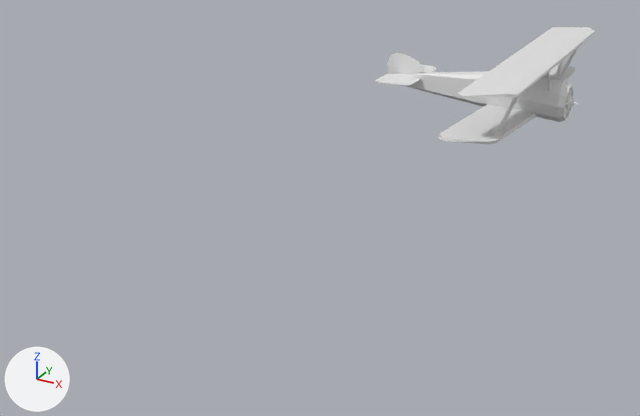
One commit to the Blender file Custom Assets/camel.blend: the scene before it, then after it.
Both versions are drawn from a 50 mm lens placed at (2.29, -9.26, 1.05), pointed at (-1.37, -2.61, -2.27). The lights are fixed; the arrows at lower left show +X, +Y and +Z.
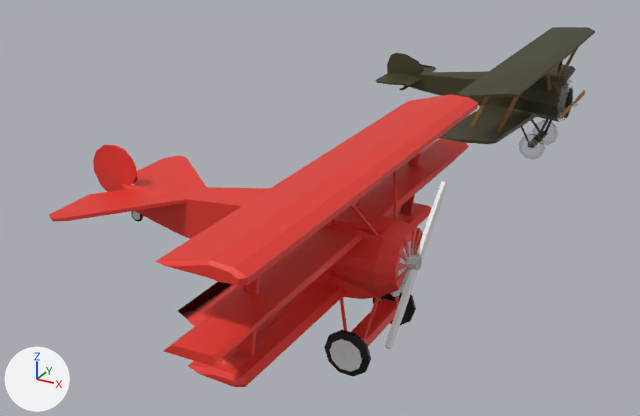
What differs and where, as boxes (x1, y1, x2, y2) in the pictures (640 x 416 px; the box of a moved part takes in the faces that stretch with it):
'Plane.001', added (red)
    after: (49, 94, 478, 387)
    faces in mat_material_008 (red #e7372c): (49, 94, 478, 387)
    faces in mat_material_010 (black #000000): (131, 211, 416, 377)
    faces in mat_material_009 (white #e7e7e7): (132, 211, 407, 372)
'Cylinder', reshaped, moved, turned, rescaled, modifiers changed
    before: (376, 27, 595, 144)
    after: (385, 181, 447, 349)
'Body', added
    after: (376, 27, 595, 160)
    faces in mat_material_003 (dark yellow #413d21): (376, 27, 595, 144)
    faces in mat_material_002 (black #252525): (518, 96, 572, 160)
    faces in mat_material_001 (white #e7e7e7): (522, 84, 574, 156)
    faces in mat_material_005: (470, 48, 578, 132)
    faces in mat_material_004 (black #434343): (551, 75, 573, 116)
'Prop', added
    after: (559, 91, 585, 119)
part 1 of me_cylinder, deleted
    before: (376, 64, 573, 116)
part 2 of me_cylinder, moved or reshaped
    before: (387, 27, 595, 144)
    after: (385, 181, 447, 349)

The change, as a list of edits to the scene's bpy script:
```text
Add mat_material_006:
    mat_material_006 = bpy.data.materials.new('Material.006')
    # nodes: BsdfAnisotropic, BsdfDiffuse, MixShader, OutputMaterial
    # colours: brown #a48246, brown #b1886d
Add mat_material_005:
    mat_material_005 = bpy.data.materials.new('Material.005')
    # nodes: BsdfAnisotropic, BsdfDiffuse, MixShader, OutputMaterial
    # colours: brown #a48246, brown #b1886d
Change me_cylinder:
    used by ob_cylinder; location = (0.0, 0.028, -1.724); rotation_euler = (0.0, 1.571, 0.0), in degrees (0, 90, 0); scale = (0.214, 0.214, 0.214)
    remove me_cylinder.from_pydata(...)  # 370 vertices, 326 faces, 3 loose edges; spans x -2.25..0.98, y -7.88..0.73, z -8.99..1.03
    add me_cylinder.from_pydata(...)  # 168 vertices, 168 faces; spans x -0.46..0.46, y -0.26..0.18, z -0.45..0.45
    me_cylinder part 1: 7 loose pieces with 220 vertices, spanning x -0.75..0.68, y -2.24..0.73, z -8.75..1.03, are deleted
    me_cylinder part 2: 150 vertices removed from x -2.25..0.98, y -7.88..0.0, z -8.99..0.98; 168 vertices added at x -0.46..0.46, y -0.26..0.18, z -0.45..0.45
Change ob_cylinder:
    ob_cylinder.scale: (0.214, 0.214, 0.214) -> (1.0, 1.0, 1.0)
    remove _m = ob_cylinder.modifiers.new('Mirror', 'MIRROR')
    remove _m.use_axis = (False, True, False)
    remove _m.use_clip = True
    ob_cylinder.location: (0.0, 0.028, -1.724) -> (0.034, -4.249, -1.697)
    ob_cylinder.rotation_euler: (0.0, 1.571, 0.0) -> (0.0, 0.0, 1.571)  # degrees (0, 90, 0) -> degrees (0, 0, 90)
Add ob_plane_001:
    ob_plane_001 = bpy.data.objects.new('Plane.001', me_plane_003)  # 801 vertices, 758 faces; spans x -1.88..1.88, y -0.77..2.01, z -1.01..0.43; in mat_material_008 (red #e7372c), mat_material_009 (white #e7e7e7), mat_material_010 (black #000000)
    ob_plane_001.location = (-0.542, -4.249, -1.45)
    ob_plane_001.rotation_euler = (0.0, 0.0, 1.571)  # degrees (0, 0, 90)
Add ob_prop:
    ob_prop = bpy.data.objects.new('Prop', me_cylinder_004)  # 69 vertices, 56 faces; spans x -0.9..1.1, y -15.2..15.2, z -1.6..1.9; in mat_material_007 (black #434343)
    ob_prop.location = (0.247, 0.027, -1.727)
    ob_prop.rotation_euler = (0.0, 1.571, 0.0)  # degrees (0, 90, 0)
    ob_prop.scale = (0.035, 0.035, 0.035)
Add ob_body:
    ob_body = bpy.data.objects.new('Body', me_cylinder_003)  # 981 vertices, 890 faces; spans x -2.2..2.8, y -7.9..7.9, z -9.0..1.0; in mat_material_001 (white #e7e7e7), mat_material_002 (black #252525), mat_material_003 (dark yellow #413d22), mat_material_004 (black #434343)
    ob_body.location = (0.0, 0.028, -1.724)
    ob_body.rotation_euler = (0.0, 1.571, 0.0)  # degrees (0, 90, 0)
    ob_body.scale = (0.214, 0.214, 0.214)
```
